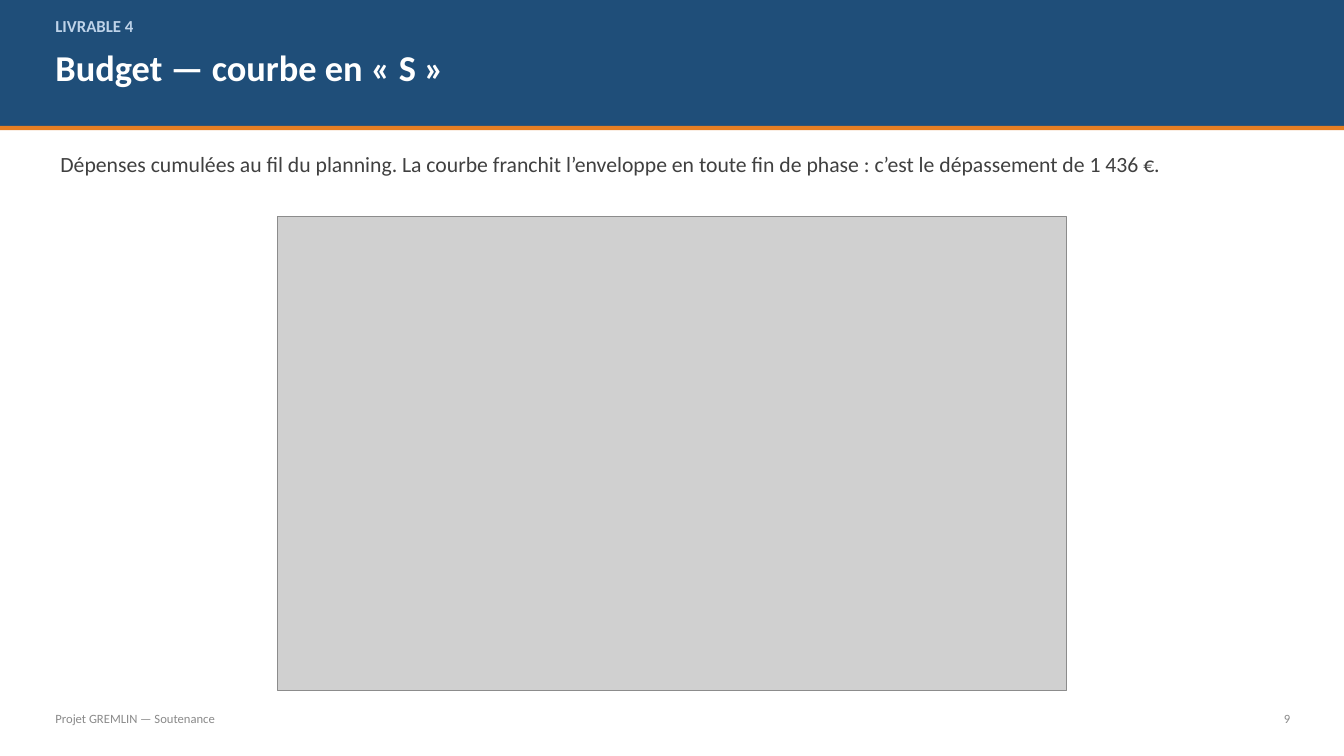
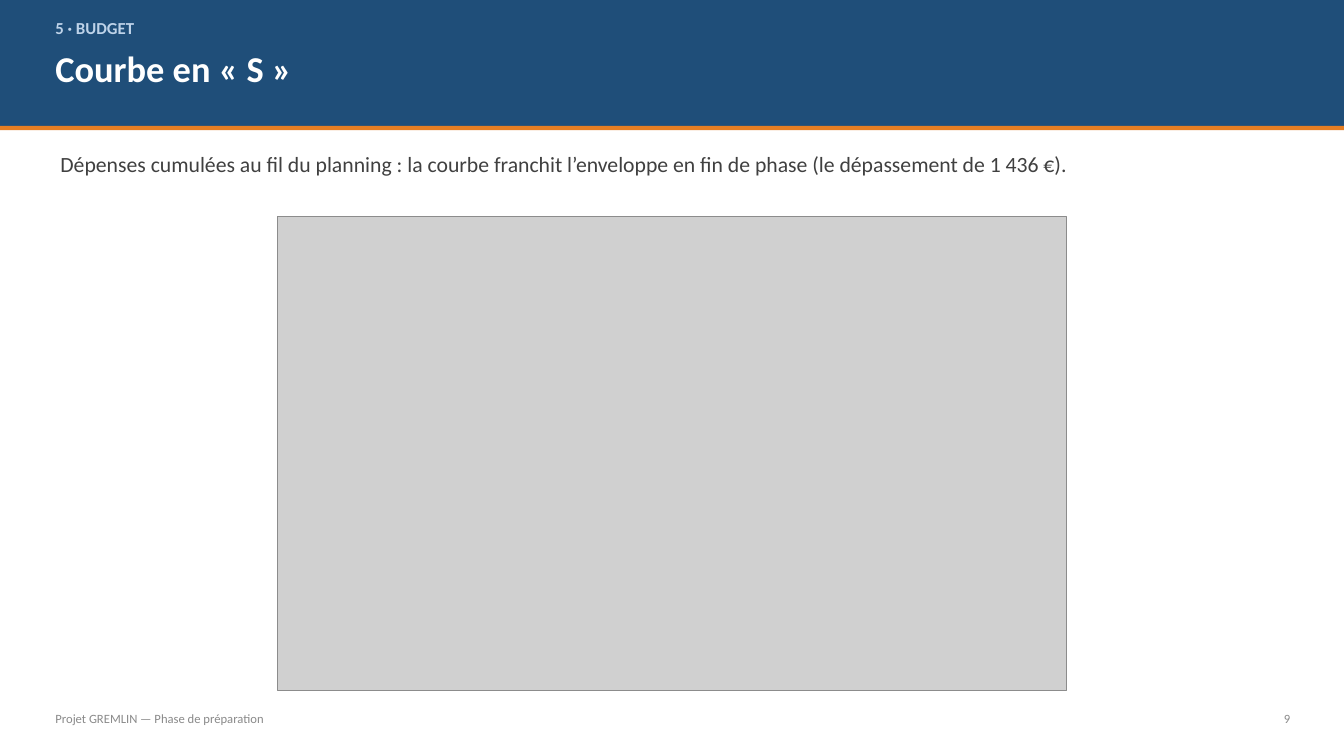
Before and after one commit to guigzT42/licence, a slide deck: slide 10 of Projet_GREMLIN_Presentation.pptx (slide 9 before the commit). Drawn at 1344x756 pixels with LibreOffice and Linux fonts; fonts in the diff are those of the drawing; grey boxes stand for pictures. Boxes give left, top, right and bottom in pixels: in the first picture for what was removed or moved away, otherwise in the second. Text is boxed around its words. In the diff, an @@ line names an element or a change of style, - is before the commit and + after.

```diff
--- a/Projet_GREMLIN_Presentation.pptx
+++ b/Projet_GREMLIN_Presentation.pptx
@@ text at bbox=[55, 23, 134, 34]: text changed @@
-LIVRABLE 4
+5 · BUDGET
@@ text at bbox=[55, 56, 264, 83]: text changed @@
-Budget — courbe en « S »
+Courbe en « S »
@@ text at bbox=[60, 156, 1039, 176]: text changed @@
-Dépenses cumulées au fil du planning. La courbe franchit l’enveloppe en toute fin de phase : c’est le dépassement de 1 436 €.
+Dépenses cumulées au fil du planning : la courbe franchit l’enveloppe en fin de phase (le dépassement de 1 436 €).
@@ text at bbox=[55, 714, 263, 725]: text changed @@
-Projet GREMLIN — Soutenance
+Projet GREMLIN — Phase de préparation
```
Also in this commit, not shown: 11 other slides changed, 1 slide added, 1 other file.
